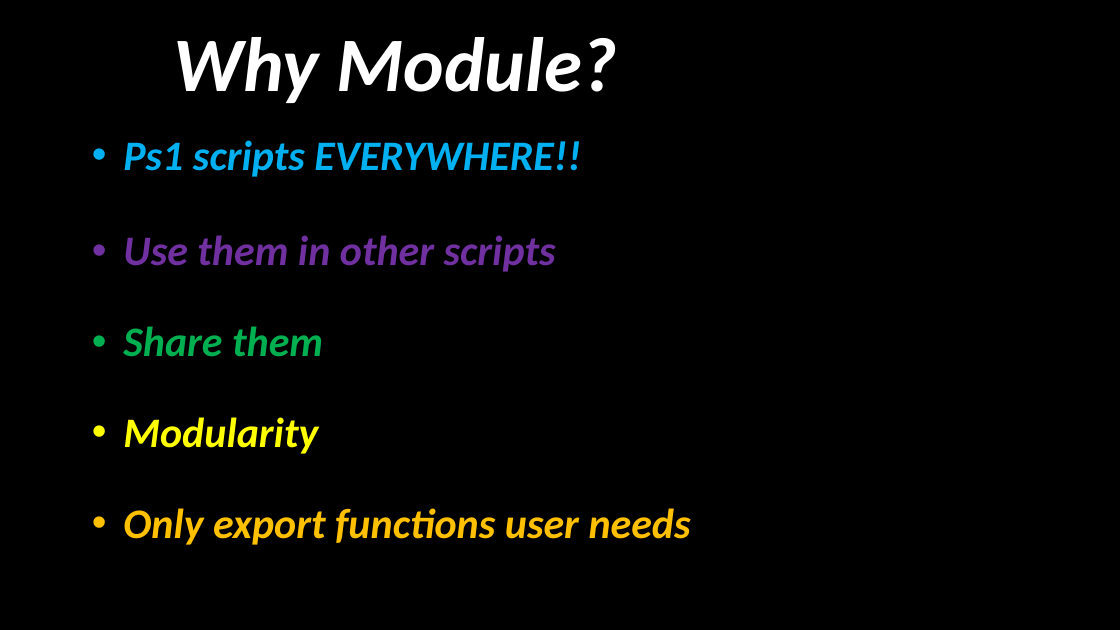
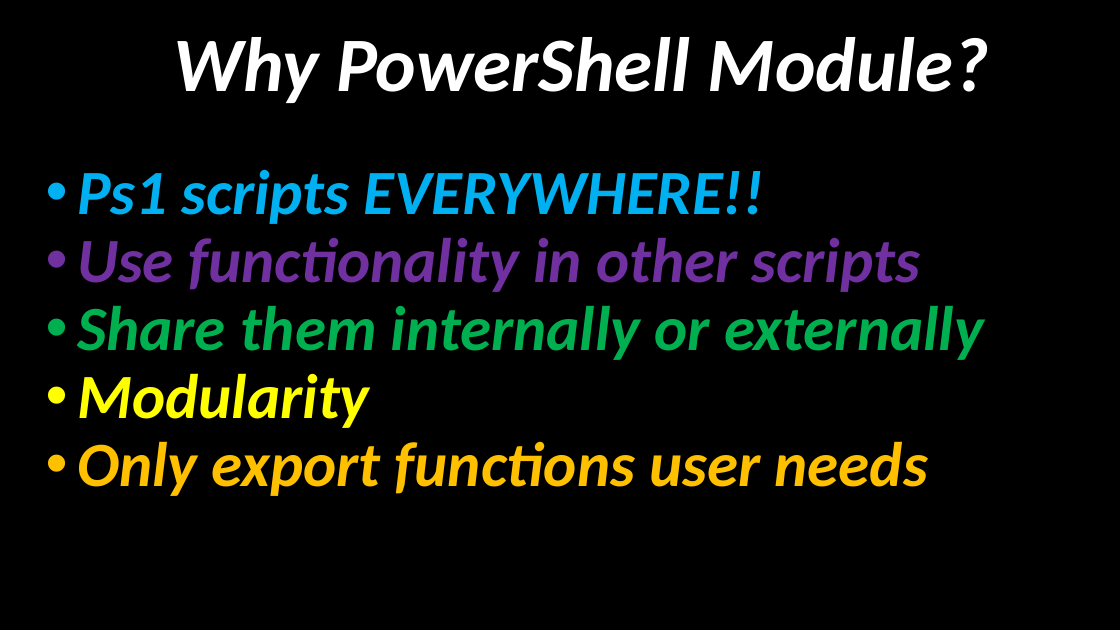
Before and after one commit to SQLDBAWithABeard/Presentations, a slide deck: slide 7 of 2018/PSConfEU2018 - Continuous Delivery To The PowerShell Gallery/Continuous Delivery For Modules To PowerShell Gallery.pptx. Drawn at 1120x630 pixels with LibreOffice and Linux fonts; fonts in the diff are those of the drawing; background and template pictures are left out. Boxes give left, top, right and bottom in pixels: in the first picture for what was removed or moved away, otherwise in the second. Text is boxed around its words. In the diff, an @@ line names an element or a change of style, - is before the commit and + after.

```diff
--- a/2018/PSConfEU2018 - Continuous Delivery To The PowerShell Gallery/Continuous Delivery For Modules To PowerShell Gallery.pptx
+++ b/2018/PSConfEU2018 - Continuous Delivery To The PowerShell Gallery/Continuous Delivery For Modules To PowerShell Gallery.pptx
@@ title at [173, 37, 989, 103]: text changed @@
-Why Module?
+Why PowerShell Module?
@@ text "Ps1 scripts EVERYWHERE!!": place and size @@
-text "Ps1 scripts EVERYWHERE!!" at [123, 140, 691, 545]
+text "Ps1 scripts EVERYWHERE!!" at [77, 169, 984, 496]
@@ text at [77, 169, 928, 496]: size 36 to 54 pt in "Ps1 scripts EVERYWHERE!!", "Modularity", "Only export functions user needs" @@
@@ text at [77, 238, 984, 360]: text changed; size 36 to 54 pt; text colour #7030A0 to #00B050 @@
-• Use them in other scripts
-• Share them
+• Use functionality in other scripts
+• Share them internally or externally
```
Also in this commit, not shown: 11 other slides changed, 15 slides added.
